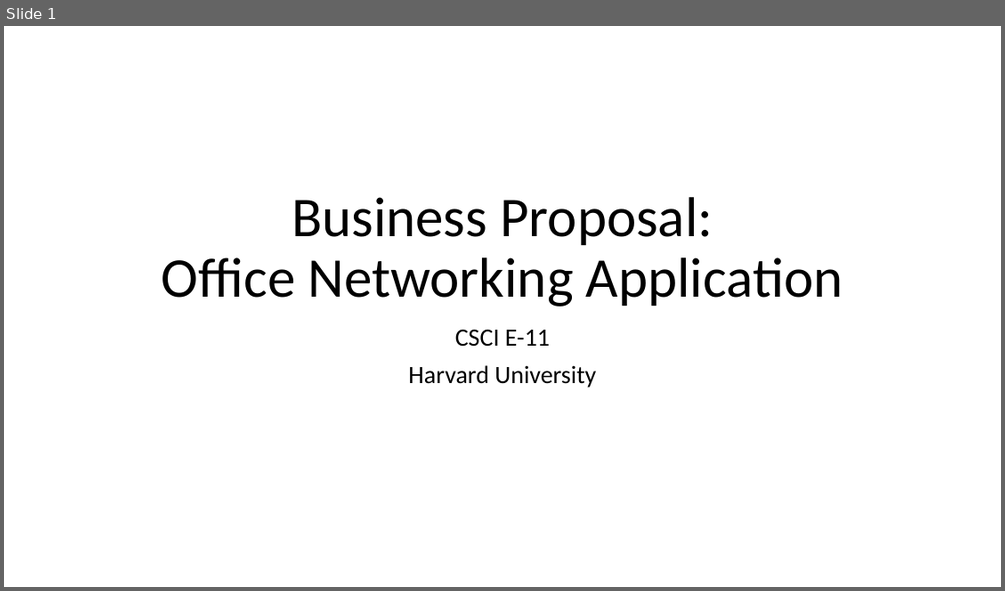
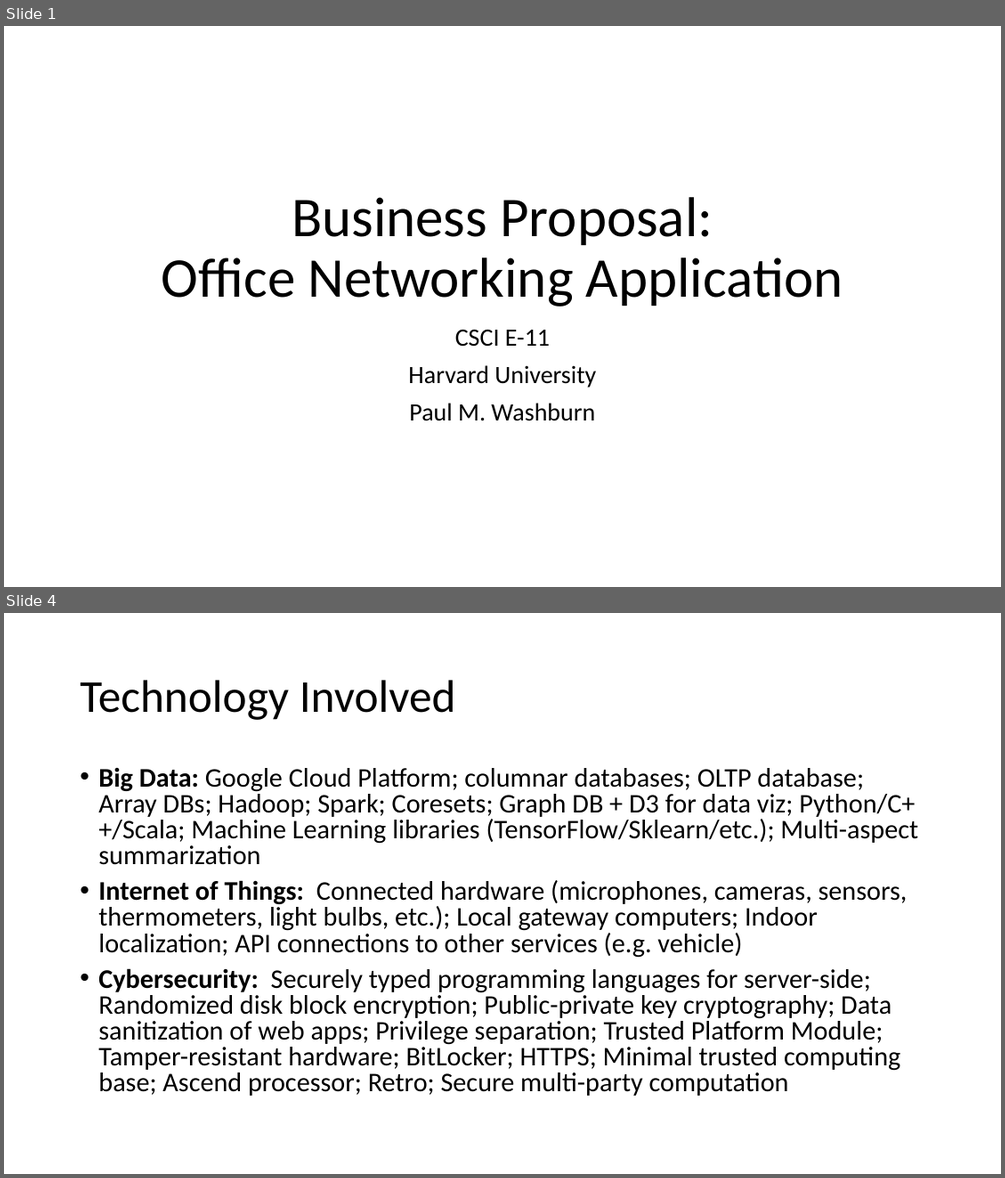
Before and after one commit to paulmattheww/csci-e-11-challenges-opportunities-bigdata-iot-cybersecurity, a slide deck: Business Proposal.pptx. Shown one above the other, each under a label of ours: slide 1 before the commit, slides 1 and 4 after it; the slides between them are not shown. The pictures are 1005x591 and 1005x1178 pixels, drawn with LibreOffice and Linux fonts; fonts in the diff are those of the drawing. Boxes give left, top, right and bottom in pixels: in the first picture for what was removed or moved away, otherwise in the second. Text is boxed around its words. In the diff, an @@ line names an element or a change of style, - is before the commit and + after.

```diff
--- a/Business Proposal.pptx
+++ b/Business Proposal.pptx
@@ slide 4 added at [4, 613, 1001, 1174], background #FFFFFF @@
@@ title added at [80, 680, 456, 720], 44 pt, text #000000 @@
+Technology Involved
@@ text added at [98, 768, 918, 1095], 25.9 pt, text #000000 @@
+• Big Data: Google Cloud Platform; columnar databases; OLTP database; Array DBs; Hadoop; Spark; Coresets; Graph DB + D3 for data viz; Python/C++/Scala; Machine Learning libraries (TensorFlow/Sklearn/etc.); Multi-aspect summarization
+• Internet of Things: Connected hardware (microphones, cameras, sensors, thermometers, light bulbs, etc.); Local gateway computers; Indoor localization; API connections to other services (e.g. vehicle)
+• Cybersecurity: Securely typed programming languages for server-side; Randomized disk block encryption; Public-private key cryptography; Data sanitization of web apps; Privilege separation; Trusted Platform Module; Tamper-resistant hardware; BitLocker; HTTPS; Minimal trusted computing base; Ascend processor; Retro; Secure multi-party computation
@@ slide 1 changed as well @@
@@ subtitle at [409, 402, 595, 421]: paragraph added @@
+Paul M. Washburn
```
Also in this commit, not shown: 3 other slides changed, 3 other slides added, 3 other files.
